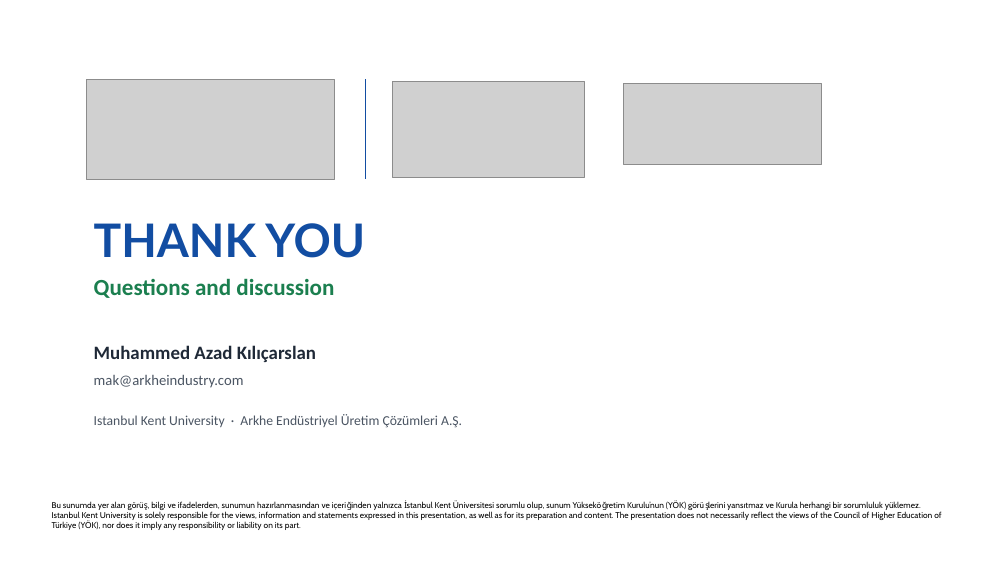
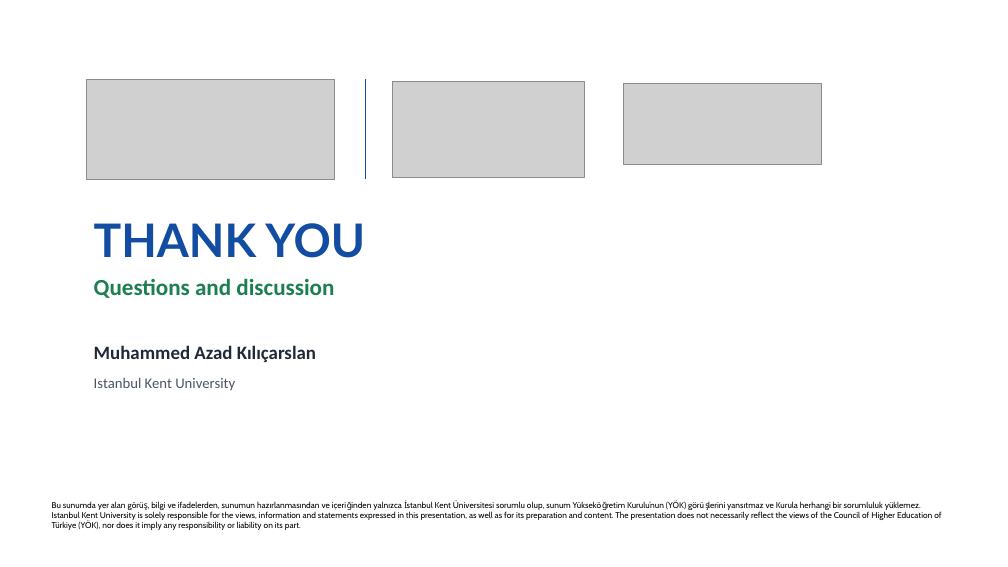
Before and after one commit to newtonsgrandson/cop-31-hayal-koksal, a slide deck: slide 19 of sunum/COP31_Panel_Enerjimetre.pptx. Drawn at 1008x567 pixels with LibreOffice and Linux fonts; fonts in the diff are those of the drawing; grey boxes stand for pictures; background and template pictures are left out. Boxes give left, top, right and bottom in pixels: in the first picture for what was removed or moved away, otherwise in the second. Text is boxed around its words. In the diff, an @@ line names an element or a change of style, - is before the commit and + after.

```diff
--- a/sunum/COP31_Panel_Enerjimetre.pptx
+++ b/sunum/COP31_Panel_Enerjimetre.pptx
@@ text at [94, 378, 235, 391]: text changed; size 13 to 14 pt @@
-Istanbul Kent University · Arkhe Endüstriyel Üretim Çözümleri A.Ş.
+Istanbul Kent University
@@ text removed at [94, 375, 244, 388] @@
-mak@arkheindustry.com
```
Also in this commit, not shown: 1 other slide changed, 1 other file.
